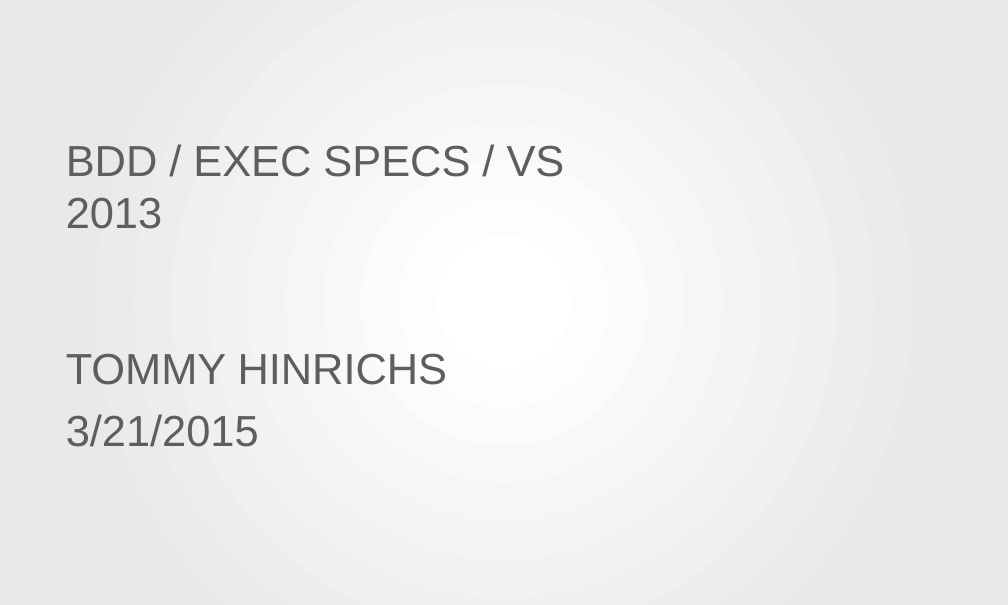
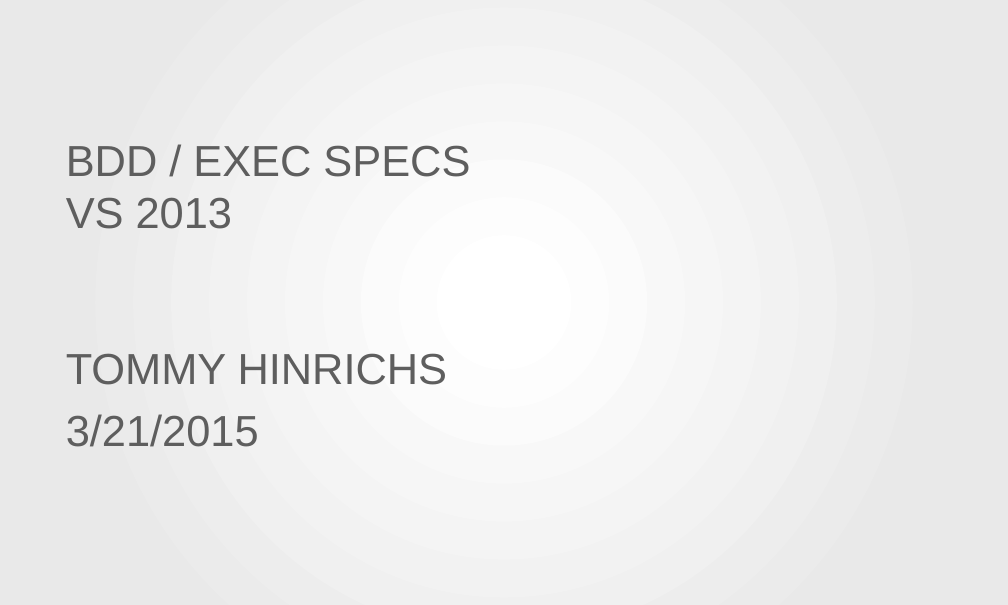
Before and after one commit to thinrichs/ExecutableSpecifications, a slide deck: slide 1 of BCC2015_BDD-ES.pptx. Drawn at 1008x605 pixels with LibreOffice and Linux fonts; fonts in the diff are those of the drawing; background and template pictures are left out. Boxes give left, top, right and bottom in pixels: in the first picture for what was removed or moved away, otherwise in the second. Text is boxed around its words. In the diff, an @@ line names an element or a change of style, - is before the commit and + after.

```diff
--- a/BCC2015_BDD-ES.pptx
+++ b/BCC2015_BDD-ES.pptx
@@ title at box(66, 145, 470, 229): text changed @@
-BDD / EXEC SPECS / VS 2013
+BDD / EXEC SPECS
+VS 2013
```
Also in this commit, not shown: 7 other slides changed, 9 other files.
